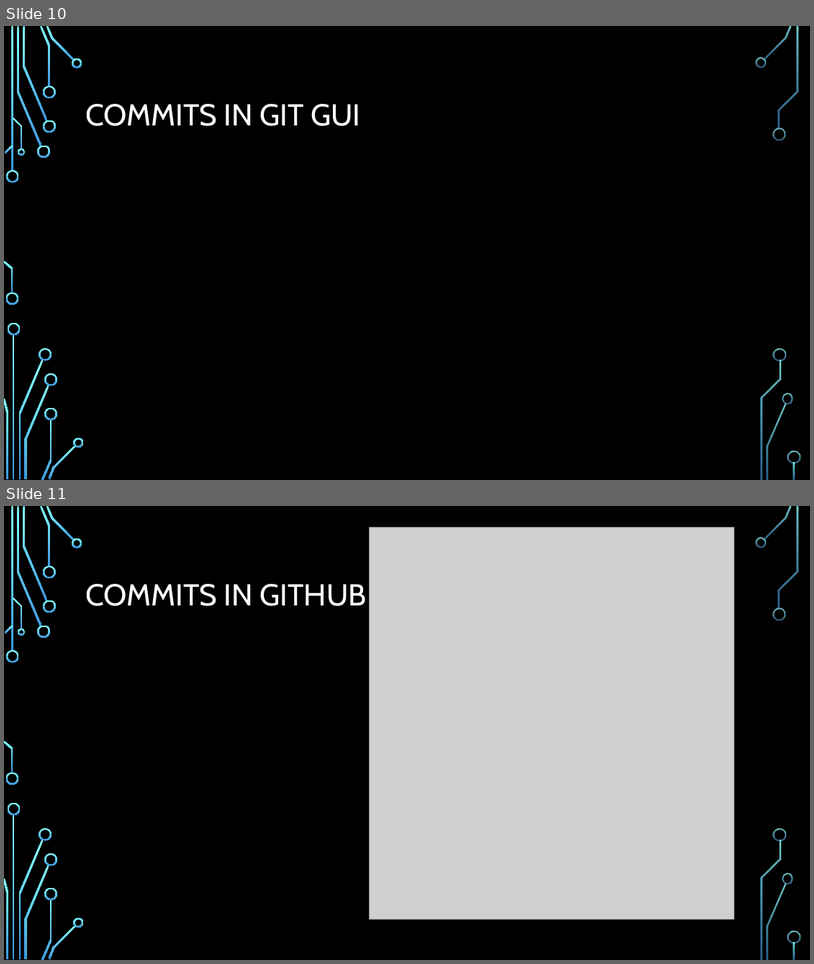
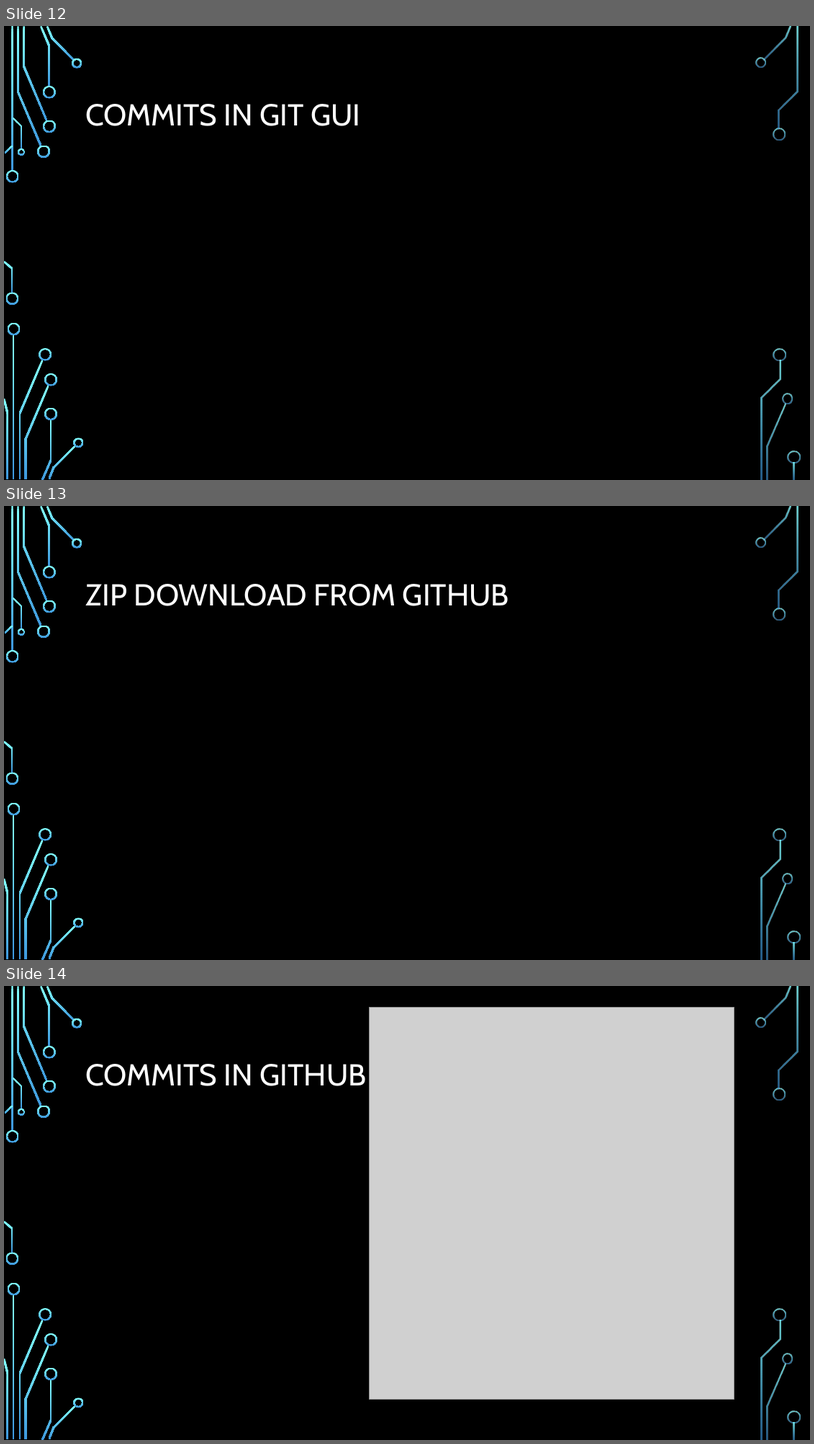
Before and after one commit to Ndig-BRO/DEV_training, a slide deck: BREAULT SWD TRAINING.pptx. Shown one above the other, each under a label of ours: slides 10 and 11 before the commit, slides 12, 13 and 14 after it. The pictures are 814x964 and 814x1444 pixels, drawn with LibreOffice and Linux fonts; fonts in the diff are those of the drawing; grey boxes stand for pictures; background and template pictures are left out. Boxes give left, top, right and bottom in pixels: in the first picture for what was removed or moved away, otherwise in the second. Text is boxed around its words. In the diff, an @@ line names an element or a change of style, - is before the commit and + after.

```diff
--- a/BREAULT SWD TRAINING.pptx
+++ b/BREAULT SWD TRAINING.pptx
@@ slide 13 added at (x1=4, y1=506, x2=810, y2=960), background picture (left out); not listed: 36 template elements that a slide beside it also shows @@
@@ title added at (x1=85, y1=584, x2=509, y2=606), 36 pt, text #FFFFFF @@
+ZIP DOWNLOAD FROM GITHUB
@@ what was slide 10 is now slide 12 @@
@@ what was slide 11 is now slide 14 @@
```
Also in this commit, not shown: 3 slides changed, 1 other slide added, 1 slide removed.
